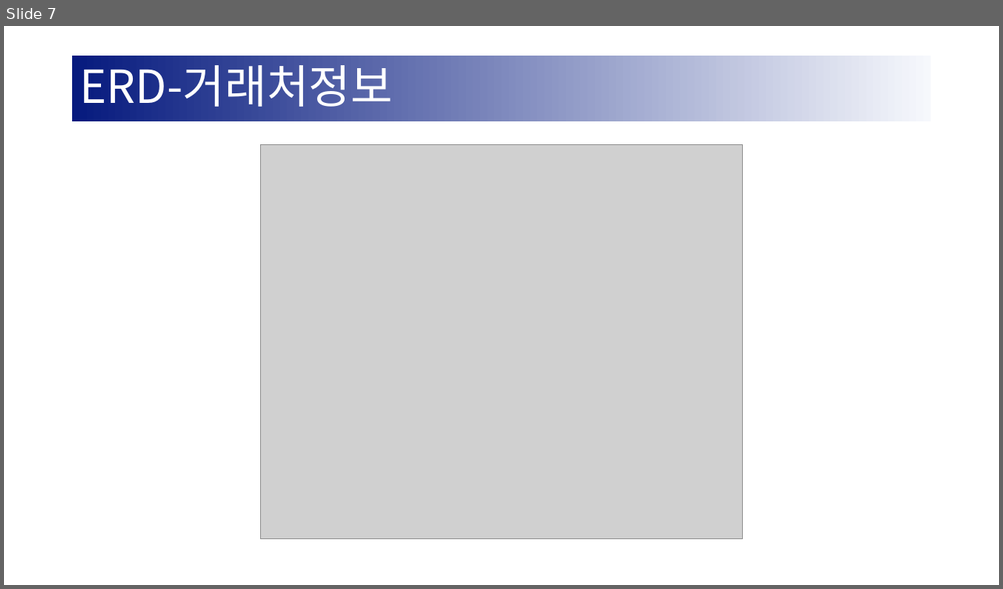
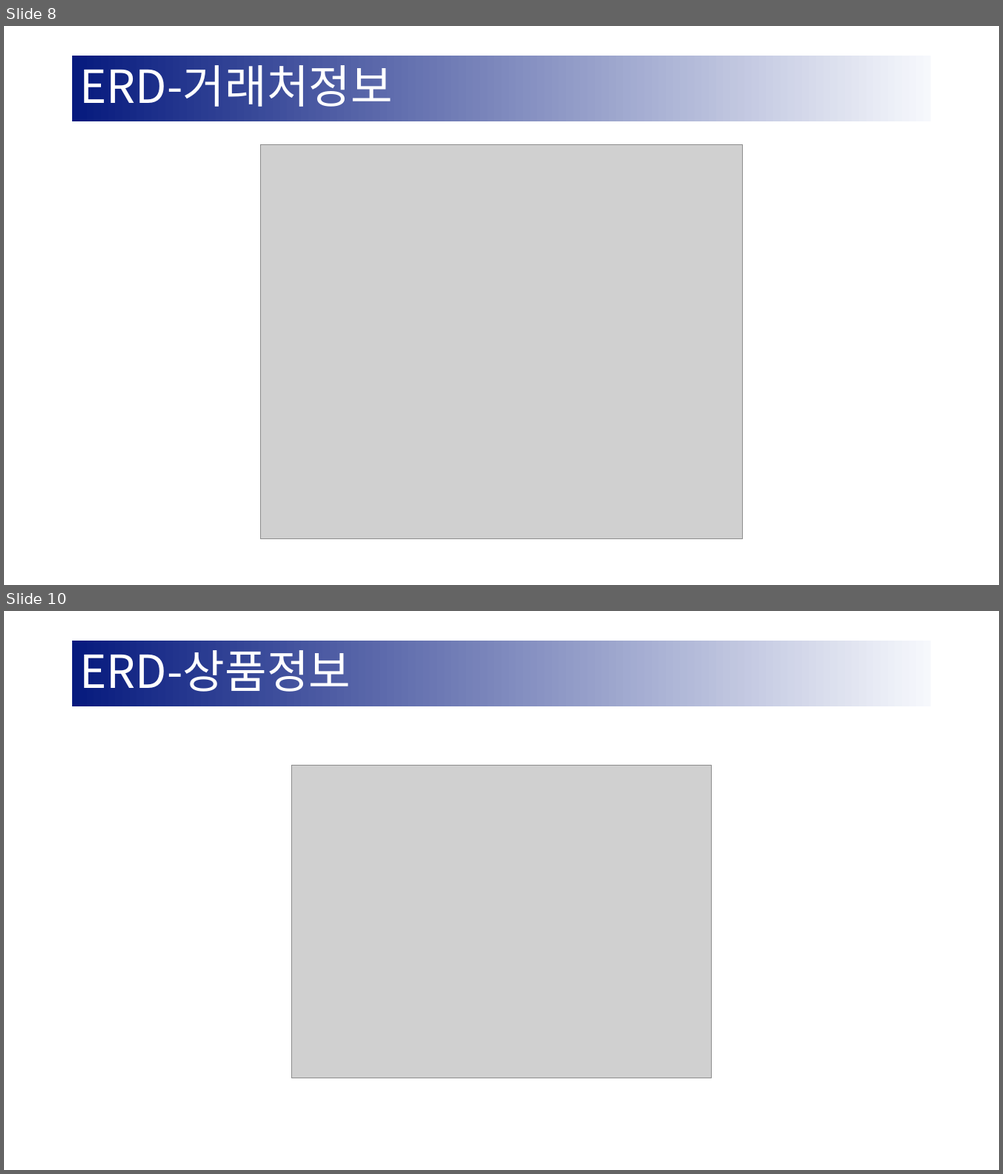
Before and after one commit to PollyGotACracker/study-nodeJS, a slide deck: Node_ERPV2/document/ERP_포트폴리오.pptx. Shown one above the other, each under a label of ours: slide 7 before the commit, slides 8 and 10 after it; the slides between them are not shown. The pictures are 1003x589 and 1003x1174 pixels, drawn with LibreOffice and Linux fonts; fonts in the diff are those of the drawing; grey boxes stand for pictures. Boxes give left, top, right and bottom in pixels: in the first picture for what was removed or moved away, otherwise in the second. Text is boxed around its words. In the diff, an @@ line names an element or a change of style, - is before the commit and + after.

```diff
--- a/Node_ERPV2/document/ERP_포트폴리오.pptx
+++ b/Node_ERPV2/document/ERP_포트폴리오.pptx
@@ slide 10 added at [4, 611, 999, 1170], background #FFFFFF @@
@@ title added at [73, 641, 930, 706], fill gradient #F6F8FC to #061A7E, 44 pt, text #FFFFFF @@
+ERD-상품정보
@@ picture added at [292, 765, 711, 1078] @@
@@ what was slide 7 is now slide 8 @@
```
Also in this commit, not shown: 1 slide changed, 3 other slides added, 1 slide removed, 22 other files.
